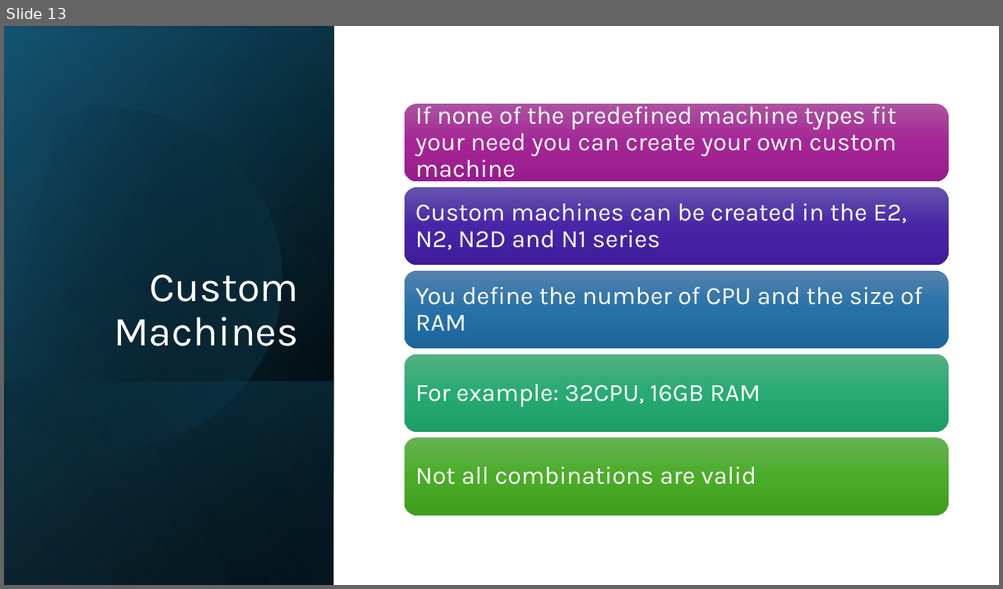
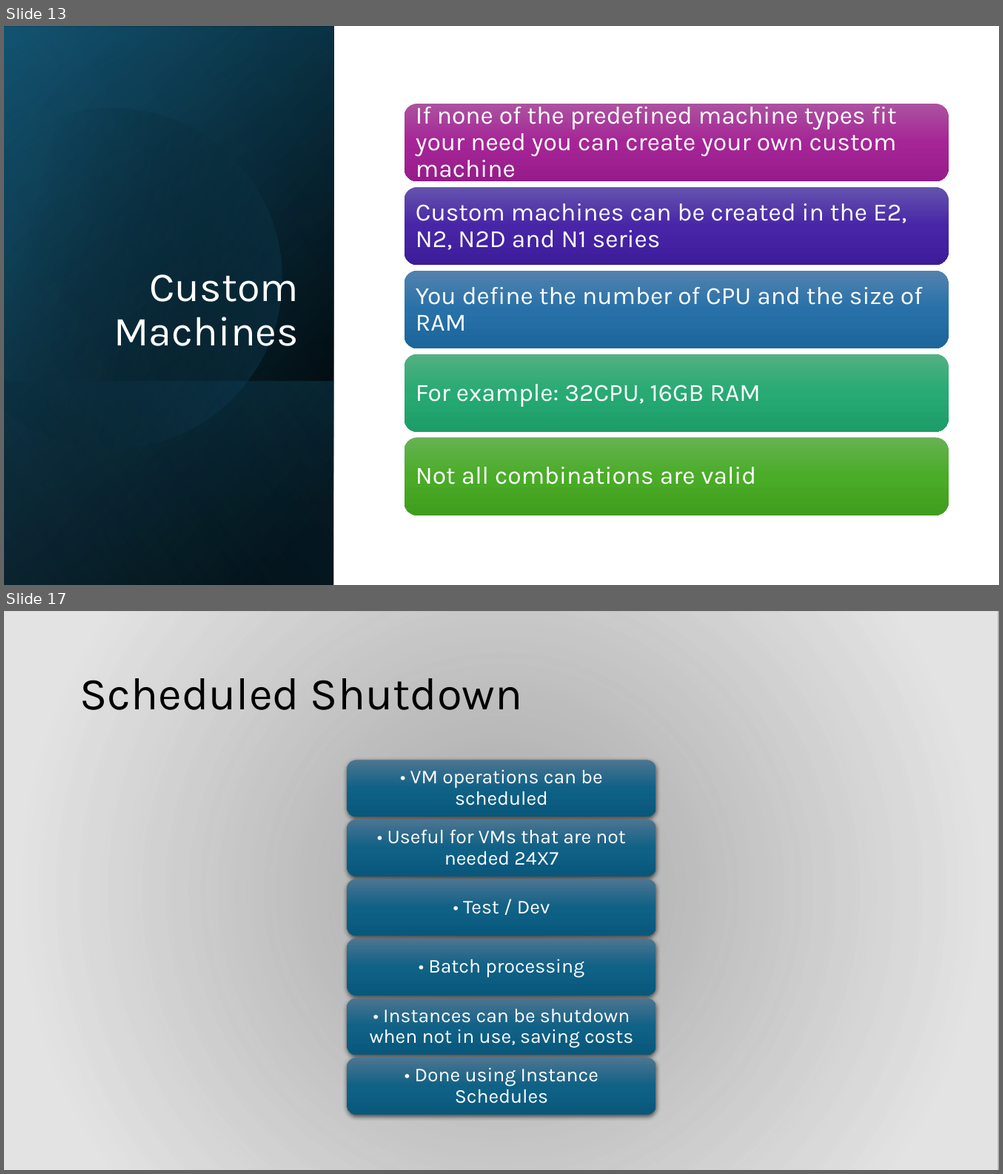
Before and after one commit to lkdrall/GCP-Professional, a slide deck: Module-2 - Project, Compute.pptx. Shown one above the other, each under a label of ours: slide 13 before the commit, slides 13 and 17 after it; the slides between them are not shown. The pictures are 1003x589 and 1003x1174 pixels, drawn with LibreOffice and Linux fonts; fonts in the diff are those of the drawing; background and template pictures are left out; a plain dark background stands for a picture behind light text. Boxes give left, top, right and bottom in pixels: in the first picture for what was removed or moved away, otherwise in the second. Text is boxed around its words. In the diff, an @@ line names an element or a change of style, - is before the commit and + after.

```diff
--- a/Module-2 - Project, Compute.pptx
+++ b/Module-2 - Project, Compute.pptx
@@ slide 17 added at bbox=[4, 611, 999, 1170], background picture (left out) @@
@@ rectangle added at bbox=[4, 611, 999, 1170], fill gradient #E8E8E8 @@
@@ title added at bbox=[79, 678, 523, 710], 44 pt, text #000000 @@
+Scheduled Shutdown
@@ group added at bbox=[347, 760, 656, 1115]: 6 rounded rectangles, 6 texts @@
+• VM operations can be scheduled
+• Useful for VMs that are not needed 24X7
+• Test / Dev
+• Batch processing
+• Instances can be shutdown when not in use, saving costs
+• Done using Instance Schedules
```
Also in this commit, not shown: 1 slide changed, 9 other slides added, 1 slide removed.
